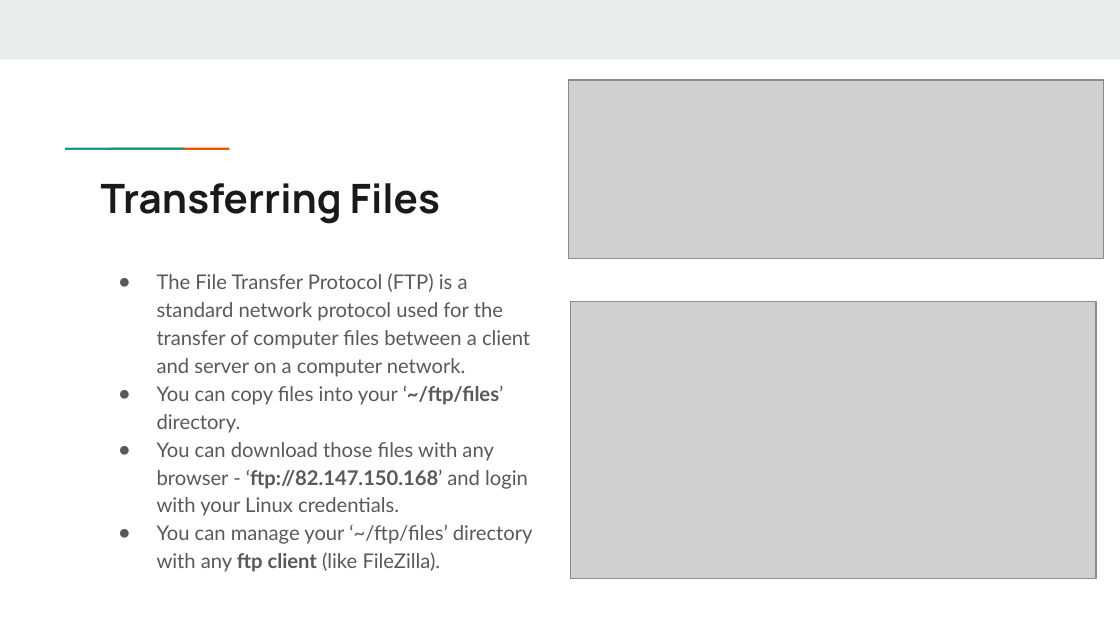
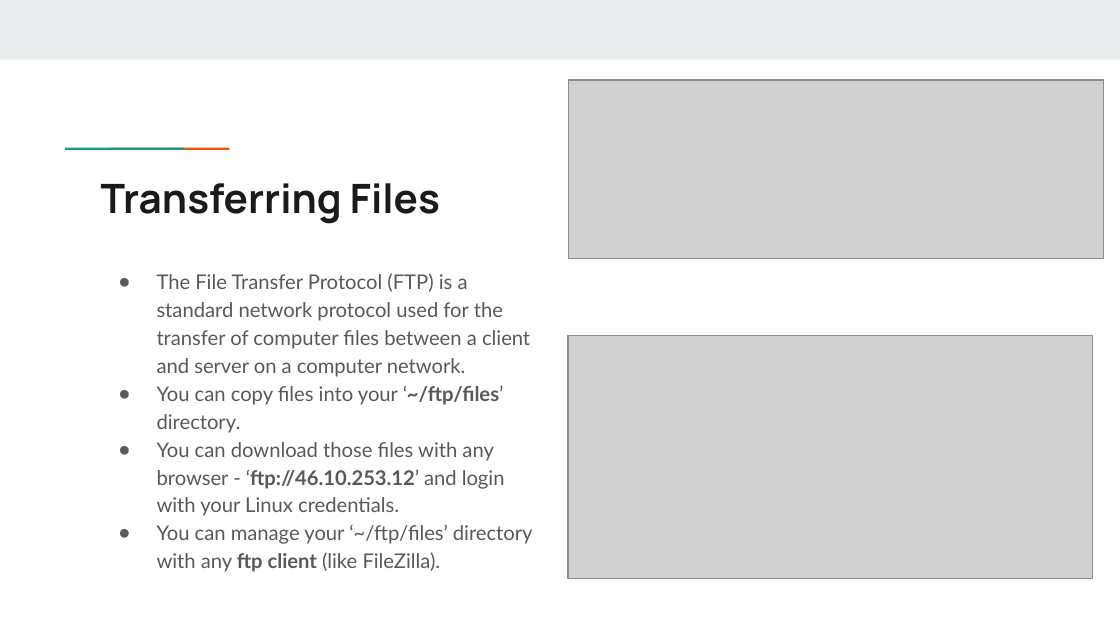
Before and after one commit to dimitarminchev/LSP, a slide deck: slide 7 of samples/01_Linux_Basics.pptx. Drawn at 1120x630 pixels with LibreOffice and Linux fonts; fonts in the diff are those of the drawing; grey boxes stand for pictures. Boxes give left, top, right and bottom in pixels: in the first picture for what was removed or moved away, otherwise in the second. Text is boxed around its words. In the diff, an @@ line names an element or a change of style, - is before the commit and + after.

```diff
--- a/samples/01_Linux_Basics.pptx
+++ b/samples/01_Linux_Basics.pptx
@@ picture: place and size @@
-picture at [570, 301, 1096, 578]
+picture at [568, 336, 1092, 579]
@@ text at [157, 442, 505, 516]: text changed @@
-● You can download those files with any browser - ‘ftp://82.147.150.168’ and login with your Linux credentials.
+● You can download those files with any browser - ‘ftp://46.10.253.12’ and login with your Linux credentials.
```
Also in this commit, not shown: 3 other slides changed, 15 other files.
